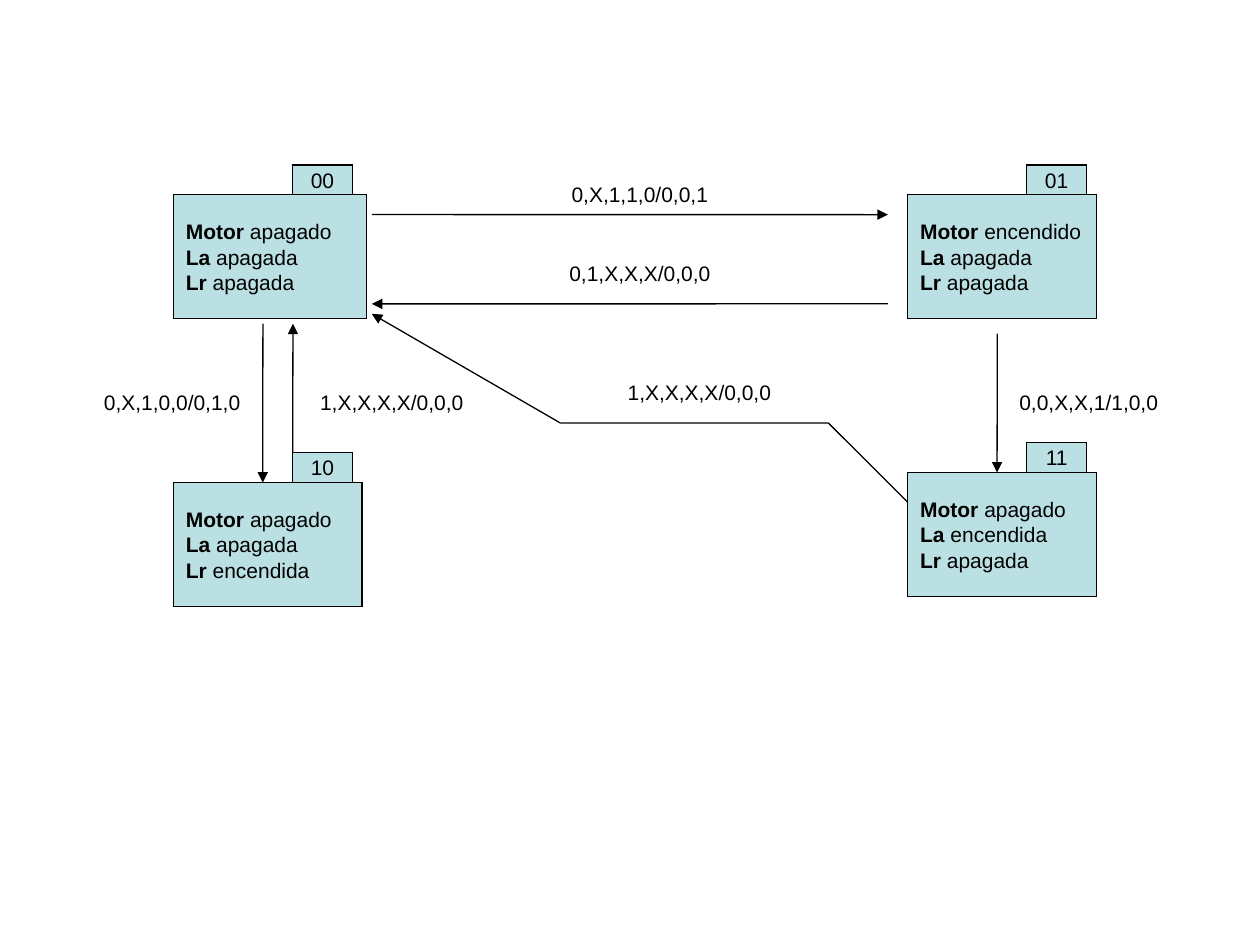
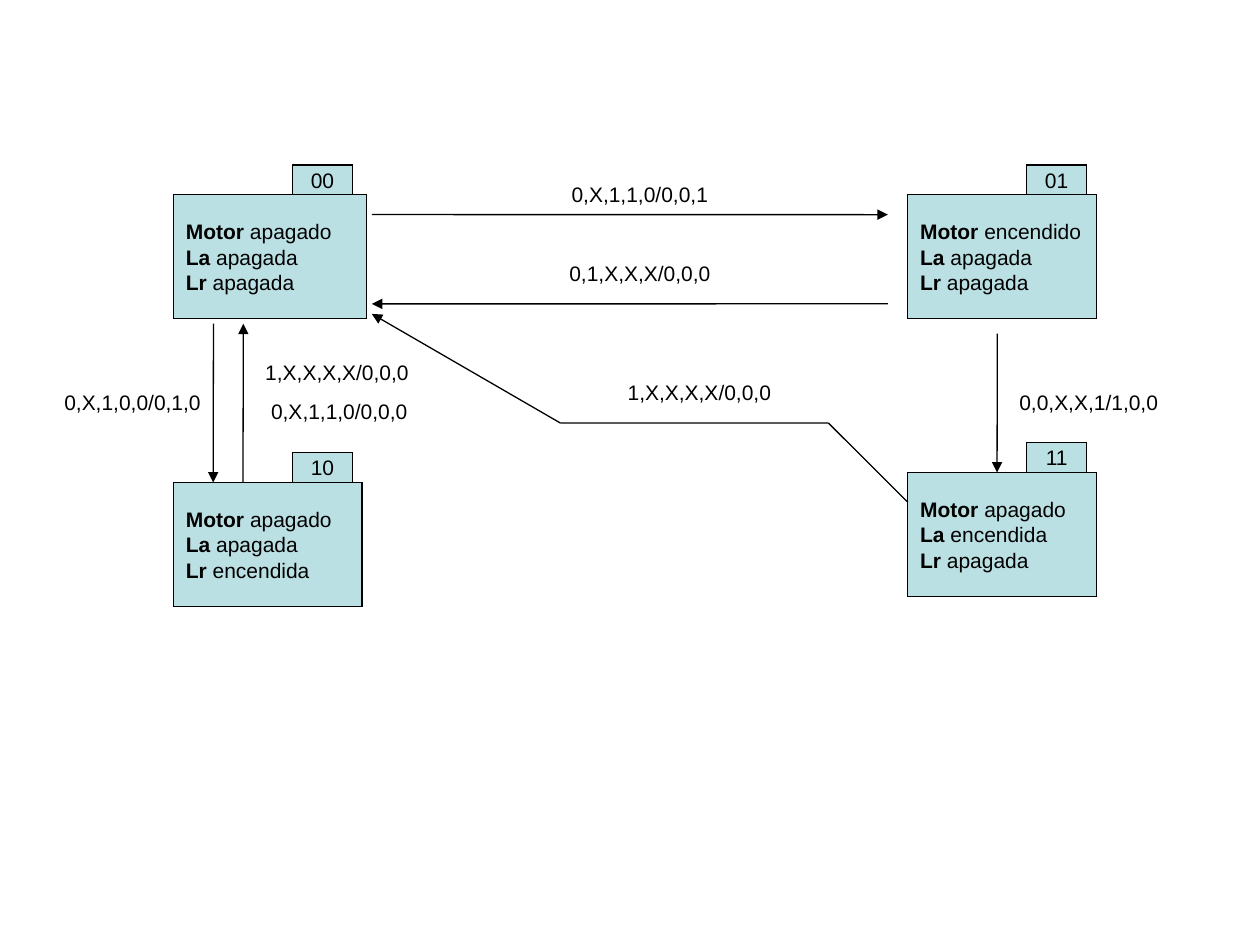
Before and after one commit to malwarezoo/estructuradelcomputador-6670, a slide deck: slide 2 of TP - Desarrollo - 1er cuat 2011/Version Cableada/Diagramas TPNº1.ppt. Drawn at 1260x945 pixels with LibreOffice and Linux fonts; fonts in the diff are those of the drawing. Boxes give left, top, right and bottom in pixels: in the first picture for what was removed or moved away, otherwise in the second. Text is boxed around its words. In the diff, an @@ line names an element or a change of style, - is before the commit and + after.

```diff
--- a/TP - Desarrollo - 1er cuat 2011/Version Cableada/Diagramas TPNº1.ppt
+++ b/TP - Desarrollo - 1er cuat 2011/Version Cableada/Diagramas TPNº1.ppt
@@ arrow moved from (292, 483) - (292, 324) to (213, 324) - (213, 483) @@
@@ arrow moved from (263, 324) - (263, 483) to (243, 483) - (243, 324) @@
@@ text "1,X,X,X,X/0,0,0": place and size @@
-text "1,X,X,X,X/0,0,0" at [320,394,463,413]
+text "1,X,X,X,X/0,0,0" at [265,364,408,422]
@@ text "0,X,1,0,0/0,1,0": place and size @@
-text "0,X,1,0,0/0,1,0" at [104,394,240,413]
+text "0,X,1,0,0/0,1,0" at [64,394,200,413]
@@ text at [265,364,408,383]: alignment centre to left @@
@@ text at [271,403,407,422]: paragraph added @@
+0,X,1,1,0/0,0,0
```
Also in this commit, not shown: 13 other files.
